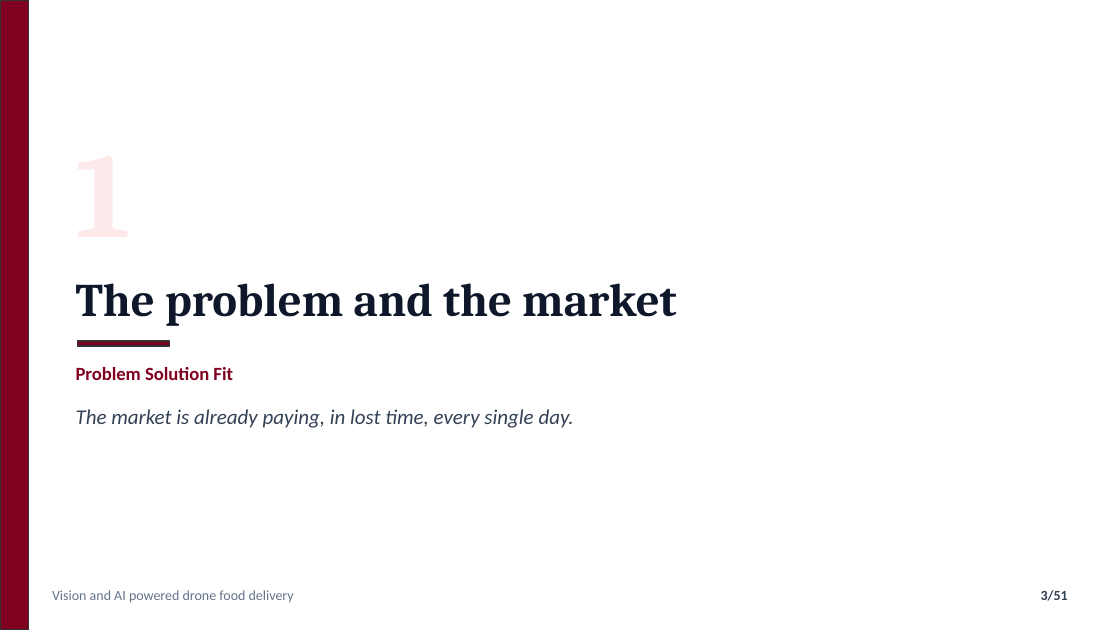
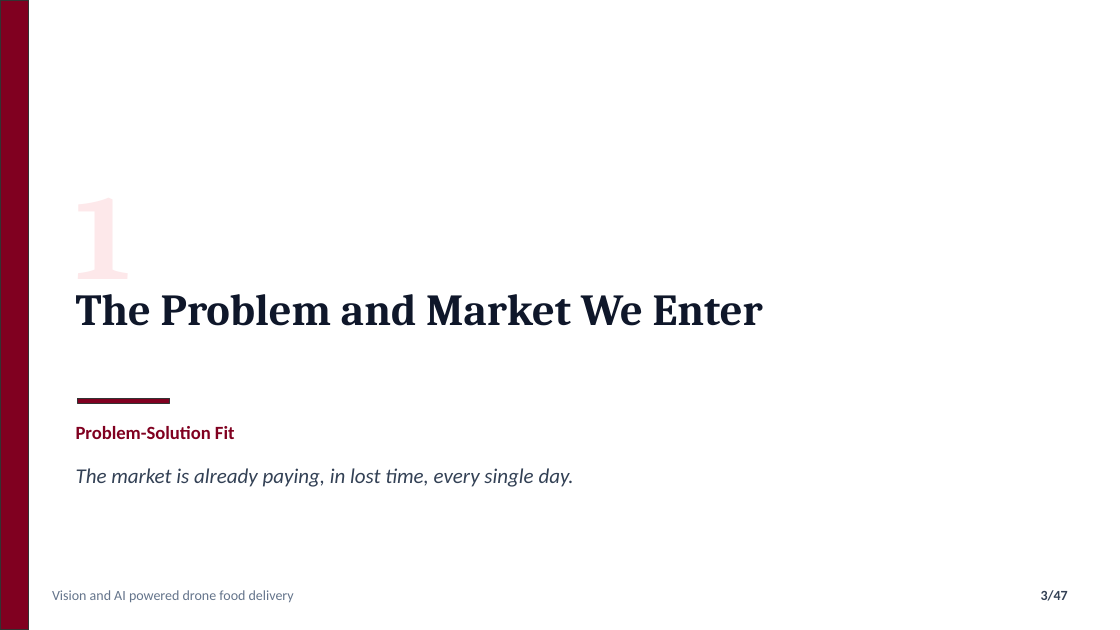
Before and after one commit to nafiskabbo/presentation-hum, a slide deck: slide 3 of output/AeroSetu_Group_Presentation-v1.pptx. Drawn at 1120x630 pixels with LibreOffice and Linux fonts; fonts in the diff are those of the drawing. Boxes give left, top, right and bottom in pixels: in the first picture for what was removed or moved away, otherwise in the second. Text is boxed around its words. In the diff, an @@ line names an element or a change of style, - is before the commit and + after.

```diff
--- a/output/AeroSetu_Group_Presentation-v1.pptx
+++ b/output/AeroSetu_Group_Presentation-v1.pptx
@@ text at [76,294,763,326]: text changed; size 40 to 38 pt @@
-The problem and the market
+The Problem and Market We Enter
@@ text "The Problem and Market We ..." at [76,294,763,326]: vertical alignment middle to top @@
@@ text added at [76,294,132,305], 104 pt, text #FDE8EA, bold @@
+1
@@ rectangle: place and size @@
-rectangle at [77,341,170,346]
+rectangle at [77,398,170,403]
@@ text at [76,426,235,439]: text changed @@
-Problem Solution Fit
+Problem-Solution Fit
@@ text "The market is already paying, ...": place and size @@
-text "The market is already paying, ..." at [76,409,574,428]
+text "The market is already paying, ..." at [76,468,574,487]
@@ page number at [1041,590,1068,601]: text changed @@
-3/51
+3/47
```
Also in this commit, not shown: 44 other slides changed, 1 slide added, 5 slides removed, 3 other files.
